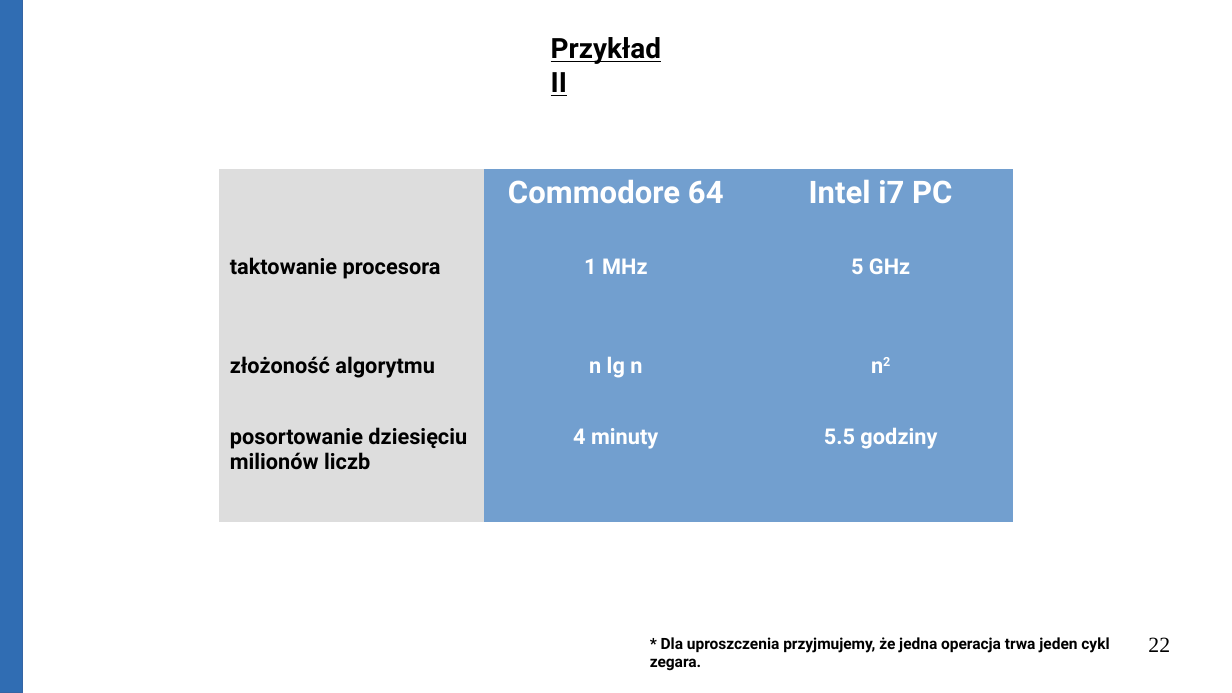
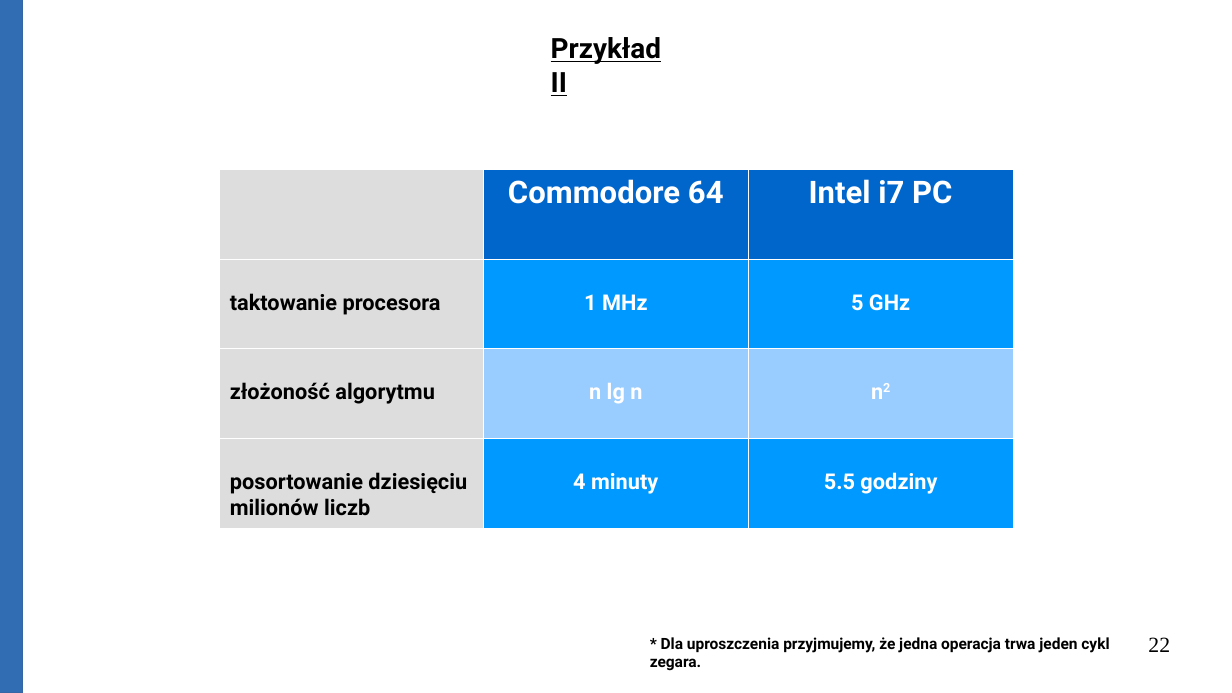
Before and after one commit to Michael-Wisniewski/algorithmic-workshop, a slide deck: slide 22 of gotowa.odp. Drawn at 1232x693 pixels with LibreOffice and Linux fonts; fonts in the diff are those of the drawing. Boxes give left, top, right and bottom in pixels: in the first picture for what was removed or moved away, otherwise in the second. Text is boxed around its words. In the diff, an @@ line names an element or a change of style, - is before the commit and + after.

```diff
--- a/gotowa.odp
+++ b/gotowa.odp
@@ table at <box>219,169,1014,523</box> @@
@@ fill #729FCF to #0066CC in 2 cells @@
@@ fill #729FCF to #0099FF in 4 cells @@
@@ fill #729FCF to #99CCFF in 2 cells @@
@@ borders changed @@
```
Also in this commit, not shown: 6 other slides changed, 10 slides added, 5 other files.
